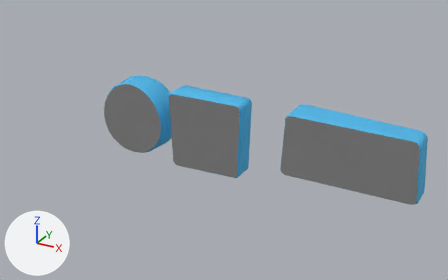
One commit to the FBX model Assets/Project_ 1/Ting/Model/3DLogo.FBX: the scene before it, then after it.
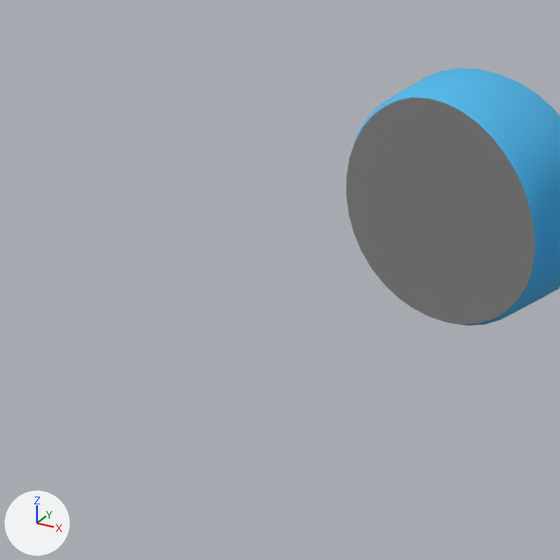
Each version is shown whole from a 50 mm lens placed at (30.17, -38.77, 18.38), pointed at (11.18, -4.24, 1.12), then close up on the part from 0% to 38% of the width and 20% to 80% of the height. Lighting does not change. The marker at lower left points along +X, +Y and +Z. Where no turn or scale is listed for an object, it has been applied to the vertices.
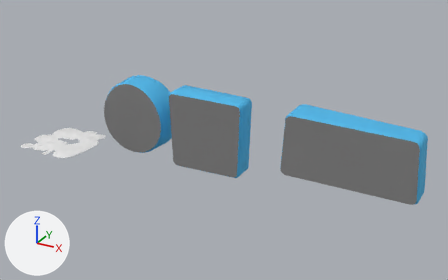
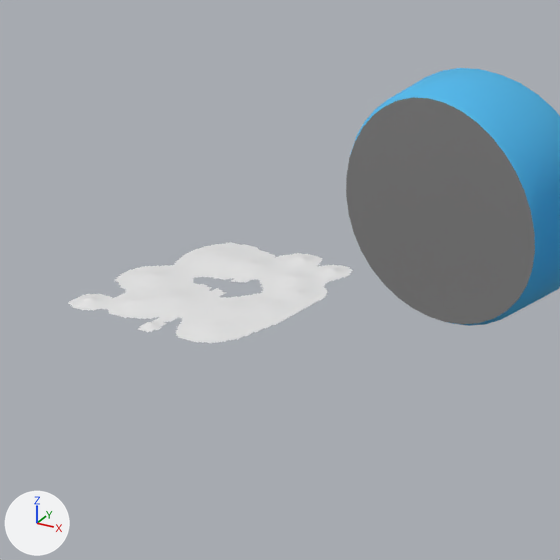
What differs and where, as boxes [x1, y1, x2, y2] in the close-ups (560 x 560 px):
'Snowfloor001', added: after [68, 242, 353, 344]

Diff of the bpy script that builds the scene:
```diff
--- a/Assets/Project_ 1/Ting/Model/3DLogo.FBX.py
+++ b/Assets/Project_ 1/Ting/Model/3DLogo.FBX.py
@@ me_mesh_003 @@
+me_mesh_003.from_pydata(...)  # 7066 vertices, 6744 faces; spans x -2.51..2.31, y -2.46..2.46, z 0.0..0.1
@@ ob_snowfloor001 @@
+ob_snowfloor001 = bpy.data.objects.new('Snowfloor001', me_mesh_003)
+ob_snowfloor001.location = (-0.01, -7.84, 0.0)
```
